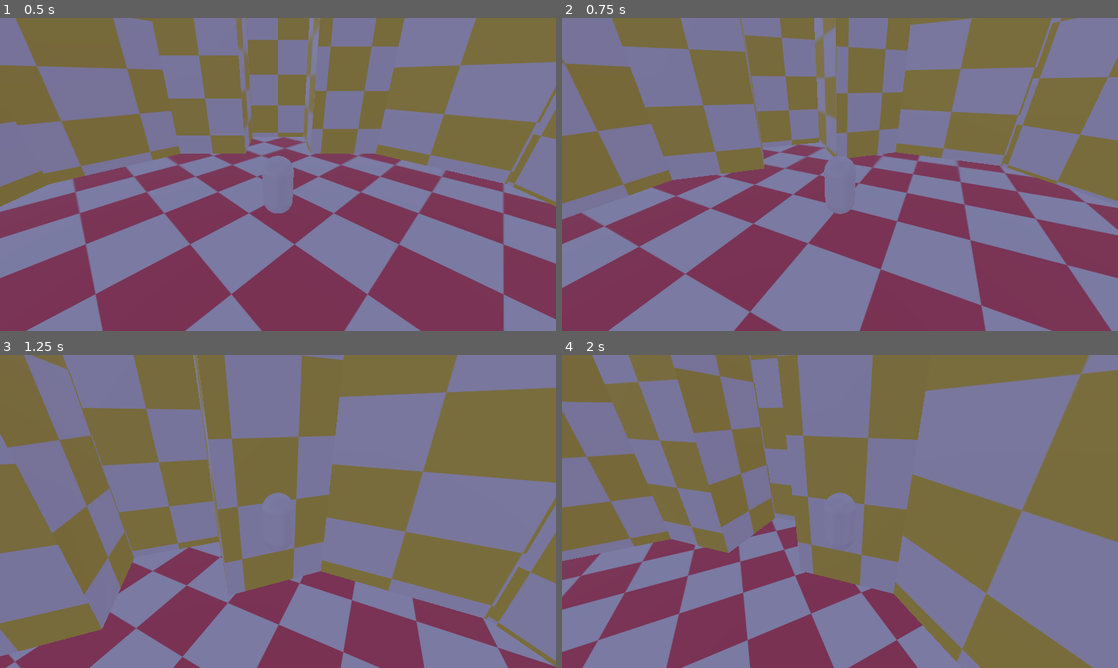
Above: before the commit, frames 1-4 (two rows, left to right).
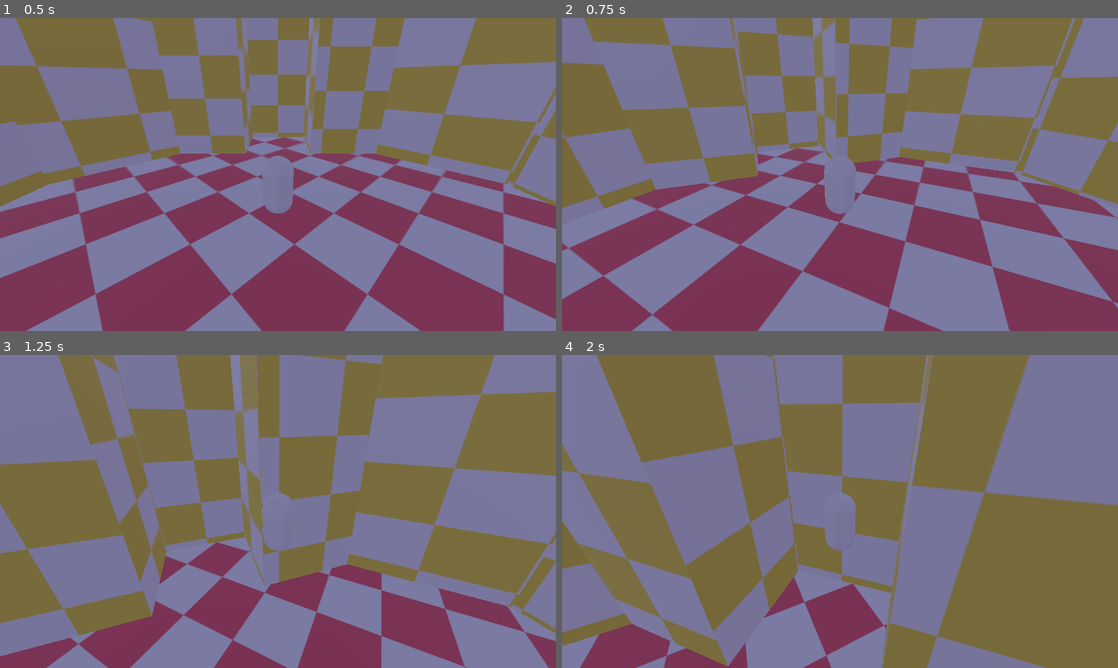
Above: after the commit, the same moments.

Repository: Mettle0/Treasure_Hunter
Game: Godot game, scene res://scenes/main.tscn
Two runs of this game, one before a commit and one after it. Both use one fixed random seed, a clock stepped at 60 frames per second and the inputs below.
Inputs (mouse positions are in pixels of both pictures, inside the frame that each line leads up to):
- Up to frame 1 (0.5 s): no input
- Up to frame 2 (0.75 s): tap Enter at 0.5 s; move the mouse to (867, 174) at 0.52 s; press the mouse at (867, 174) at 0.53 s; hold W (forward) from 0.53 s (still down)
- Up to frame 3 (1.25 s): keep holding W (forward); tap Space (jump) at 0.77 s
- Up to frame 4 (2 s): keep holding W (forward); move the mouse to (812, 511) at 1.27 s; release the mouse at (812, 511) at 1.28 s; tap O at 1.35 s; tap Space (jump) at 1.52 s

Frame 1 is identical in both runs. In frame 2, 37% of the frame differs, in the area x 0-100%, y 0-100%; in frame 3, 49%; in frame 4, 61%.

Commit message:
Removed acceleration from player

Diff:
--- a/scenes/entities/player/player.gd
+++ b/scenes/entities/player/player.gd
@@ -7,8 +7,7 @@
 @onready var jump_velocity : float = ((2.0 * jump_height) / jump_time_to_peak) * -1.0
 @onready var jump_gravity : float = ((-2.0 * jump_height) / (jump_time_to_peak * jump_time_to_peak)) * -1.0
 @onready var fall_gravity : float = ((-2.0 * jump_height) / (jump_time_to_descent * jump_time_to_descent)) * -1.0
-@export var base_speed :float = 20.0
-@export var acceleration: float = 20.0
+@export var base_speed :float = 10
 @export var glide_speed : float = -1.5 # Adjust glide descent speed
 @onready var camera = $CameraController/Camera3D
 
@@ -27,13 +26,8 @@
 	movement_input = Input.get_vector("left","right","forward","backward").rotated(-camera.global_rotation.y)
 	var vel_2d = Vector2(velocity.x, velocity.z)
 
-	if movement_input.length() < 0.5:
+	if movement_input:
 		vel_2d = movement_input * base_speed
-		velocity.x = vel_2d.x
-		velocity.z = vel_2d.y
-	elif movement_input.length() >= 0.5:
-		vel_2d += movement_input*acceleration*delta
-		vel_2d = vel_2d.limit_length(base_speed)
 		velocity.x = vel_2d.x
 		velocity.z = vel_2d.y
 	else:
--- a/scenes/entities/player/player.tscn
+++ b/scenes/entities/player/player.tscn
@@ -13,7 +13,6 @@
 [node name="Player" type="CharacterBody3D" groups=["Player"]]
 collision_mask = 3
 script = ExtResource("1_1hmtu")
-acceleration = 50.0
 
 [node name="MeshInstance3D" type="MeshInstance3D" parent="."]
 transform = Transform3D(1, 0, 0, 0, 1, 0, 0, 0, 1, 0, 1, 0)
